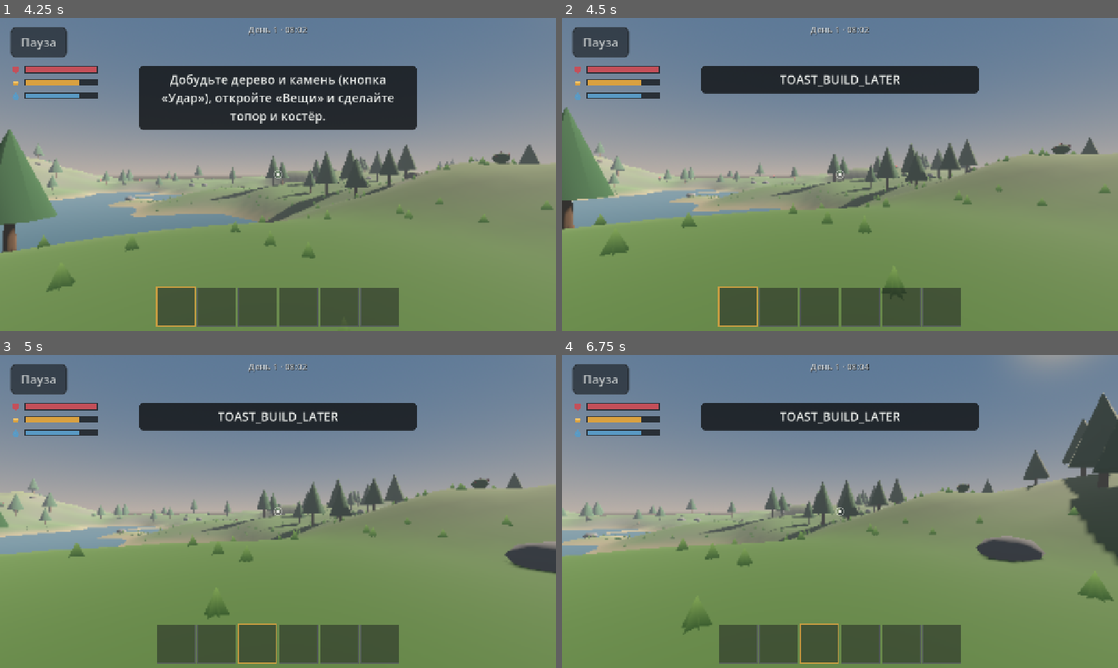
Above: before the commit, frames 1-4 (two rows, left to right).
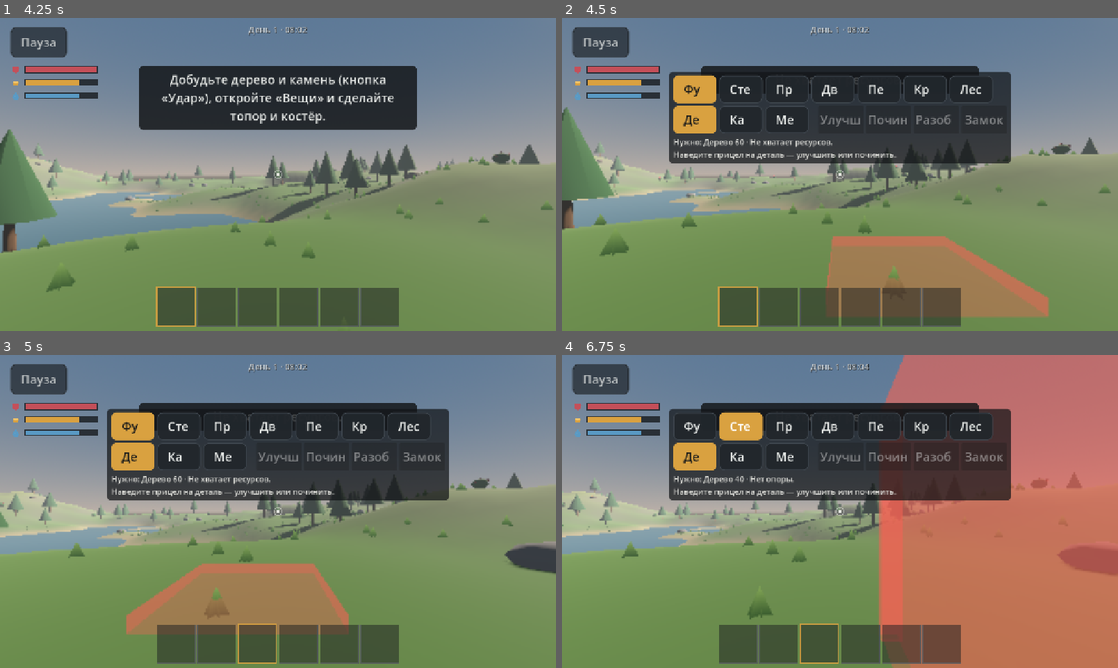
Above: after the commit, the same moments.

Repository: orucovislam72-beep/empty-shore
Game: Godot game, scene res://scenes/main/main_menu.tscn
Two runs of this game, one before a commit and one after it. Both use one fixed random seed, a clock stepped at 60 frames per second and the inputs below.
Inputs (mouse positions are in pixels of both pictures, inside the frame that each line leads up to):
- Up to frame 1 (4.25 s): click "Новая игра" at 0.5 s; click "Пауза" at 1.25 s; click "Продолжить" at 2 s; tap Enter at 2.75 s; drag from (177, 305) to (333, 105) at 2.77 s; tap Space (jump) at 3.5 s; drag from (216, 305) to (250, 237) at 3.52 s
- Up to frame 2 (4.5 s): move the mouse to (817, 305) at 4.27 s; hold D (move_right) from 4.28 s (still down); hold B (build) from 4.28 s (still down); click (817, 305) at 4.42 s
- Up to frame 3 (5 s): keep holding D (move_right); keep holding B (build); tap E (interact) at 4.55 s
- Up to frame 4 (6.75 s): release D (move_right) at 5 s; release B (build) at 5 s; drag from (862, 642) to (673, 464) at 5.02 s; click (695, 426) at 5.75 s, where only the run after the commit has a clickable "Фундамент"; click (739, 426) at 6.5 s, where only the run after the commit has a clickable "Стена"

Frame 1 is identical in both runs. In frame 2, 23% of the frame differs, in the area x 19-88%, y 17-96%; in frame 3, 22%; in frame 4, 55%, in the area x 0-100%, y 0-100%.

Commit message:
feat(core): build mode, doors, locks and storage in the game scene

Diff:
--- a/data/balance/player.json
+++ b/data/balance/player.json
@@ -1,5 +1,5 @@
 {
-	"_comment": "Параметры персонажа этапа 0. Скорости в м/с, углы в градусах.",
+	"_comment": "Параметры персонажа. Скорости в м/с, углы в градусах. floor_max_angle_deg — самый крутой подъём, по которому можно идти (лестница построек — 45°).",
 	"walk_speed": 4.0,
 	"run_speed": 6.5,
 	"crouch_speed": 2.0,
@@ -11,5 +11,6 @@
 	"pitch_limit_deg": 85.0,
 	"touch_look_deg_per_px": 0.15,
 	"gamepad_look_deg_per_sec": 160.0,
-	"mouse_look_deg_per_px": 0.12
+	"mouse_look_deg_per_px": 0.12,
+	"floor_max_angle_deg": 50.0
 }
--- a/scenes/main/game.tscn
+++ b/scenes/main/game.tscn
@@ -11,6 +11,11 @@
 [ext_resource type="Script" path="res://scripts/ui/inventory_screen.gd" id="9_inventory"]
 [ext_resource type="Script" path="res://scripts/ui/death_screen.gd" id="10_death"]
 [ext_resource type="Script" path="res://scripts/player/held_item_view.gd" id="11_held"]
+[ext_resource type="Script" path="res://scripts/building/building_view.gd" id="12_building"]
+[ext_resource type="Script" path="res://scripts/building/build_ghost.gd" id="13_ghost"]
+[ext_resource type="Script" path="res://scripts/ui/build_panel.gd" id="14_build_panel"]
+[ext_resource type="Script" path="res://scripts/ui/storage_screen.gd" id="15_storage"]
+[ext_resource type="Script" path="res://scripts/ui/keypad_screen.gd" id="16_keypad"]
 
 [sub_resource type="ProceduralSkyMaterial" id="Sky_mat"]
 sky_top_color = Color(0.38, 0.52, 0.66, 1)
@@ -55,6 +60,12 @@
 [node name="Deployables" type="Node3D" parent="."]
 script = ExtResource("8_deploy")
 
+[node name="Building" type="Node3D" parent="."]
+script = ExtResource("12_building")
+
+[node name="BuildGhost" type="MeshInstance3D" parent="."]
+script = ExtResource("13_ghost")
+
 [node name="Player" parent="." instance=ExtResource("3_player")]
 
 [node name="HeldItem" type="Node3D" parent="Player/Head/Camera"]
@@ -74,3 +85,12 @@
 
 [node name="DeathScreen" type="CanvasLayer" parent="."]
 script = ExtResource("10_death")
+
+[node name="BuildPanel" type="CanvasLayer" parent="."]
+script = ExtResource("14_build_panel")
+
+[node name="StorageScreen" type="CanvasLayer" parent="."]
+script = ExtResource("15_storage")
+
+[node name="KeypadScreen" type="CanvasLayer" parent="."]
+script = ExtResource("16_keypad")
--- a/scripts/core/game.gd
+++ b/scripts/core/game.gd
@@ -1,5 +1,7 @@
 extends Node3D
 ## Корень игровой сцены: связывает ландшафт, персонажа, HUD, меню и игровую сессию выживания.
+## С этапа 2 — режим строительства (призрак детали, панель, «Поставить»/«Повернуть»), двери с
+## кодовыми замками (экран цифр), ящики и знамя базы (экран хранилища).
 ## Вся игровая логика — в SurvivalSession (без сцен); здесь только передача ввода
 ## в сессию и отображение её состояния. Узлы общаются через сигналы; ссылки только на своих детей.
 
@@ -22,6 +24,11 @@
 @onready var _pause: PauseMenu = $PauseMenu
 @onready var _inventory: InventoryScreen = $InventoryScreen
 @onready var _death: DeathScreen = $DeathScreen
+@onready var _building_view: BuildingView = $Building
+@onready var _ghost: BuildGhost = $BuildGhost
+@onready var _build_panel: BuildPanel = $BuildPanel
+@onready var _storage: StorageScreen = $StorageScreen
+@onready var _keypad: KeypadScreen = $KeypadScreen
 
 var session: SurvivalSession
 
@@ -36,6 +43,12 @@
 var _last_interact: int = -1
 var _last_primary: int = -1
 var _shadows_setting: bool = true
+var _build_mode: bool = false
+var _build_type: String = "foundation"
+var _build_mat: int = 0
+var _build_rot: int = 0
+var _build_target: int = -1
+var _placement: BuildingGrid.Placement = BuildingGrid.Placement.new()
 
 
 func _ready() -> void:
@@ -47,6 +60,12 @@
 	_pause.save_requested.connect(_save_now)
 	_inventory.closed.connect(_on_inventory_closed)
 	_death.respawn_requested.connect(_on_respawn_requested)
+	_storage.closed.connect(_on_screen_closed)
+	_keypad.closed.connect(_on_screen_closed)
+	_keypad.code_entered.connect(_on_code_entered)
+	_build_panel.piece_selected.connect(_on_build_piece)
+	_build_panel.material_selected.connect(_on_build_material)
+	_build_panel.action_pressed.connect(_on_build_action)
 	_player.landed.connect(_on_player_landed)
 	_terrain.built.connect(_on_terrain_built)
 	if _env.environment != null and _env.environment.sky != null:
@@ -73,6 +92,10 @@
 	_deploy_view.bind(session.deployables)
 	_hud.bind(session, icons)
 	_inventory.bind(session, icons)
+	_storage.bind(session, icons)
+	_building_view.bind(session.building)
+	_build_panel.setup(session.building.defs)
+	_hud.add_touch_passthrough(_build_panel.panel)
 	session.notice.connect(_on_notice)
 	session.gathered.connect(_on_gathered)
 	session.player_died.connect(_on_player_died)
@@ -104,6 +127,7 @@
 	_terrain.set_draw_distance(dist)
 	_terrain.set_grass_density(s.effective_grass_density())
 	_resources_view.set_draw_distance(dist)
+	_building_view.set_draw_distance(dist)
 	var env: Environment = _env.environment
 	if env != null:
 		# Туман скрывает границу дальности прорисовки.
@@ -133,8 +157,15 @@
 	var yaw: float = _player.rotation.y
 	session.set_player_pose(feet, yaw, _player.get_pitch())
 
-	var playing: bool = _player.is_active() and not _inventory.is_open()
-	if playing and Input.is_action_pressed("attack") and session.can_swing():
+	session.set_look_ray(_camera.global_position, -_camera.global_basis.z)
+	var playing: bool = _player.is_active() and not _any_screen_open()
+	if _build_mode:
+		if playing and Input.is_action_just_pressed("attack"):
+			_build_place()
+		if playing and Input.is_action_just_pressed("reload"):
+			_build_rot = (_build_rot + 1) % 4
+			_target_t = 0.0
+	elif playing and Input.is_action_pressed("attack") and session.can_swing():
 		var r: SurvivalSession.Primary = session.primary(_camera.global_position, -_camera.global_basis.z, feet, yaw)
 		if r == SurvivalSession.Primary.SWING:
 			_held.swing(session.items.swing_time(session.active_item()))
@@ -163,23 +194,23 @@
 ## Цель под прицелом, контекстная кнопка и подпись основной кнопки (10 раз в секунду).
 func _update_target(feet: Vector3, yaw: float) -> void:
 	var target: int = session.resources.find_target(_camera.global_position, -_camera.global_basis.z)
-	if target != _last_target or target >= 0:
+	var piece: int = session.build_target()
+	if target != _last_target or target >= 0 or piece >= 0:
 		_last_target = target
-		if target < 0:
-			_hud.set_target("")
-		else:
+		if target >= 0:
 			var f: ResourceField = session.resources
 			_hud.set_target(tr("HUD_TARGET") % [tr(f.name_key_of(target)), f.remaining[target], f.stock_of(target)])
+		elif piece >= 0:
+			_hud.set_target(_piece_label(piece))
+		else:
+			_hud.set_target("")
 	var ik: int = session.interact_kind(feet, yaw)
 	if ik != _last_interact:
 		_last_interact = ik
-		match ik:
-			SurvivalSession.Interact.DRINK:
-				Events.interact_target_changed.emit("HUD_DRINK")
-			SurvivalSession.Interact.REFUEL:
-				Events.interact_target_changed.emit("HUD_REFUEL")
-			_:
-				Events.interact_target_changed.emit("")
+		Events.interact_target_changed.emit(_interact_label(ik))
+	if _build_mode:
+		_update_build()
+		return
 	var pk: int = session.primary_kind()
 	if pk != _last_primary:
 		_last_primary = pk
@@ -190,6 +221,31 @@
 				Events.primary_action_changed.emit("HUD_PLACE")
 			_:
 				Events.primary_action_changed.emit("HUD_ATTACK")
+
+
+func _interact_label(ik: int) -> String:
+	match ik:
+		SurvivalSession.Interact.DRINK:
+			return "HUD_DRINK"
+		SurvivalSession.Interact.REFUEL:
+			return "HUD_REFUEL"
+		SurvivalSession.Interact.OPEN_DOOR:
+			return "HUD_OPEN"
+		SurvivalSession.Interact.CLOSE_DOOR:
+			return "HUD_CLOSE_DOOR"
+		SurvivalSession.Interact.UNLOCK:
+			return "HUD_UNLOCK"
+		SurvivalSession.Interact.STORAGE:
+			return "HUD_BOX"
+		SurvivalSession.Interact.CLAIM:
+			return "HUD_BANNER"
+	return ""
+
+
+func _piece_label(id: int) -> String:
+	var b: BuildingGrid = session.building
+	var key: String = "HUD_TARGET_LOCKED" if b.has_lock(id) else "HUD_TARGET_PIECE"
+	return tr(key) % [tr(b.defs.name_key(b.p_type[id])), tr(b.defs.material_name(b.p_mat[id])), int(ceil(b.p_hp[id])), int(b.max_hp(id))]
 
 
 ## Солнце, небо, окружение по времени суток. Только присваивания, без выделения памяти.
@@ -219,18 +275,16 @@
 	elif event.is_action_pressed("inventory"):
 		_toggle_inventory()
 	elif event.is_action_pressed("build"):
-		Events.toast_requested.emit(tr("TOAST_BUILD_LATER"))
-	elif session != null and event.is_action_pressed("interact") and _player.is_active():
-		var r: SurvivalSession.Interact = session.interact(_player.global_position, _player.rotation.y)
-		if r == SurvivalSession.Interact.DRINK:
-			_hud.add_feed(tr("FEED_DRANK"))
-		elif r == SurvivalSession.Interact.REFUEL:
-			_hud.add_feed(tr("FEED_REFUELED"))
+		_toggle_build_mode()
+	elif session != null and event.is_action_pressed("interact") and _player.is_active() and not _any_screen_open():
+		_do_interact()
+	elif _build_mode and _build_hotkey(event):
+		get_viewport().set_input_as_handled()
 	elif session != null and event.is_action_pressed("hotbar_next"):
 		session.select_slot((session.active_slot + 1) % Inventory.HOTBAR_SIZE)
 	elif session != null and event.is_action_pressed("hotbar_prev"):
 		session.select_slot((session.active_slot + Inventory.HOTBAR_SIZE - 1) % Inventory.HOTBAR_SIZE)
-	elif session != null and event is InputEventKey and (event as InputEventKey).pressed and not event.is_echo():
+	elif session != null and not _build_mode and event is InputEventKey and (event as InputEventKey).pressed and not event.is_echo():
 		var k: Key = (event as InputEventKey).physical_keycode
 		if k >= KEY_1 and k <= KEY_6:
 			session.select_slot(int(k - KEY_1))
@@ -245,6 +299,7 @@
 	if _inventory.is_open():
 		_inventory.close()
 	else:
+		_close_screens()
 		_hud.set_touch_enabled(false)
 		Input.mouse_mode = Input.MOUSE_MODE_VISIBLE
 		_inventory.open()
@@ -254,12 +309,267 @@
 	_hud.set_touch_enabled(true)
 
 
+func _any_screen_open() -> bool:
+	return _inventory.is_open() or _storage.is_open() or _keypad.is_open()
+
+
+## Закрыть экраны хранилища и замка (перед паузой, инвентарём, при гибели).
+func _close_screens() -> void:
+	if _keypad.is_open():
+		_keypad.close()
+	if _storage.is_open():
+		_storage.close()
+
+
+func _open_screen() -> void:
+	_hud.set_touch_enabled(false)
+	Input.mouse_mode = Input.MOUSE_MODE_VISIBLE
+
+
+func _on_screen_closed() -> void:
+	if not _any_screen_open() and not _pause.is_open() and not _death.visible:
+		_hud.set_touch_enabled(true)
+
+
+# --- Взаимодействие ---------------------------------------------------------
+
+func _do_interact() -> void:
+	var r: SurvivalSession.Interact = session.interact(_player.global_position, _player.rotation.y)
+	var target: int = session.interact_target()
+	match r:
+		SurvivalSession.Interact.DRINK:
+			_hud.add_feed(tr("FEED_DRANK"))
+		SurvivalSession.Interact.REFUEL:
+			_hud.add_feed(tr("FEED_REFUELED"))
+		SurvivalSession.Interact.OPEN_DOOR:
+			_hud.add_feed(tr("FEED_DOOR_OPEN"))
+			Settings.haptic(12)
+		SurvivalSession.Interact.CLOSE_DOOR:
+			_hud.add_feed(tr("FEED_DOOR_CLOSED"))
+			Settings.haptic(12)
+		SurvivalSession.Interact.UNLOCK:
+			_open_screen()
+			_keypad.open(KeypadScreen.Mode.ENTER, target)
+		SurvivalSession.Interact.STORAGE, SurvivalSession.Interact.CLAIM:
+			_open_screen()
+			_storage.open(target)
+	_target_t = 0.0
+
+
+func _on_code_entered(mode: int, door: int, code: String) -> void:
+	var r: SurvivalSession.Build
+	match mode:
+		KeypadScreen.Mode.SET:
+			r = session.lock_attach(door, code)
+			if r == SurvivalSession.Build.OK:
+				_hud.add_feed(tr("FEED_LOCK_SET"))
+		KeypadScreen.Mode.CHANGE:
+			r = session.lock_change(door, code)
+			if r == SurvivalSession.Build.OK:
+				_hud.add_feed(tr("FEED_CODE_CHANGED"))
+		_:
+			r = session.lock_enter(door, code)
+			if r == SurvivalSession.Build.OK:
+				_hud.add_feed(tr("FEED_CODE_OK"))
+	if r == SurvivalSession.Build.OK:
+		Settings.haptic(20)
+		_keypad.close()
+	else:
+		Settings.haptic(60)
+		_build_result_toast(r)
+		_keypad.reject()
+	_target_t = 0.0
+
+
+# --- Режим строительства ----------------------------------------------------
+
+func _toggle_build_mode() -> void:
+	if session == null or _death.visible:
+		return
+	set_build_mode(not _build_mode)
+
+
+func set_build_mode(on: bool) -> void:
+	if _build_mode == on:
+		return
+	_build_mode = on
+	if on:
+		_build_panel.open()
+		_build_panel.show_selection(_build_type, _build_mat, session.building.defs)
+		Events.primary_action_changed.emit("HUD_PLACE")
+	else:
+		_build_panel.close()
+		_ghost.hide_ghost()
+		_last_primary = -1
+	Events.build_mode_changed.emit(on)
+	_target_t = 0.0
+
+
+func is_build_mode() -> bool:
+	return _build_mode
+
+
+func _on_build_piece(type: String) -> void:
+	_build_type = type
+	_build_mat = session.building.defs.first_allowed_from(type, _build_mat)
+	_build_rot = 0
+	_build_panel.show_selection(_build_type, _build_mat, session.building.defs)
+	_target_t = 0.0
+
+
+func _on_build_material(mat: int) -> void:
+	if session.building.defs.allows(_build_type, mat):
+		_build_mat = mat
+	_build_panel.show_selection(_build_type, _build_mat, session.building.defs)
+	_target_t = 0.0
+
+
+## Призрак, цель и подсказка панели (10 раз в секунду).
+func _update_build() -> void:
+	var b: BuildingGrid = session.building
+	var playing: bool = _player.is_active() and not _any_screen_open()
+	session.build_suggest(_build_type, _build_mat, _build_rot, _placement)
+	var check: SurvivalSession.Build = session.build_check(_placement)
+	if playing:
+		var xf: Transform3D = b.transform_of(_build_type, _placement.key, _placement.rot, _placement.depth)
+		_ghost.show_at(_build_type, _building_view.mesh_for(_build_type), xf, check == SurvivalSession.Build.OK)
+	else:
+		_ghost.hide_ghost()
+	var info: String = tr("BUILD_COST") % _cost_text(b.defs.cost(_build_type, _build_mat))
+	if check == SurvivalSession.Build.BAD_PLACE:
+		info += " · " + tr("BUILD_REASON_%d" % _placement.reason)
+	elif check != SurvivalSession.Build.OK:
+		info += " · " + tr("BUILD_RESULT_%d" % check)
+	_build_target = session.build_target()
+	var t: int = _build_target
+	if t >= 0:
+		var up: Dictionary = session.upgrade_cost(t)
+		var rep: Dictionary = session.repair_cost(t)
+		info += "\n" + tr("BUILD_TARGET_INFO") % [tr(b.defs.name_key(b.p_type[t])), tr(b.defs.material_name(b.p_mat[t])), _cost_text(up), _cost_text(rep)]
+		var lock_label: String = ""
+		if b.is_door(t):
+			if not b.has_lock(t):
+				lock_label = "BUILD_LOCK"
+			elif b.can_use_door(t, session.player_id):
+				lock_label = "BUILD_CHANGE_CODE"
+		_build_panel.set_actions(not up.is_empty(), not rep.is_empty(), true, lock_label)
+	else:
+		info += "\n" + tr("BUILD_NO_TARGET")
+		_build_panel.set_actions(false, false, false, "")
+	_build_panel.set_info(info)
+
+
+func _cost_text(cost: Dictionary) -> String:
+	if cost.is_empty():
+		return tr("BUILD_COST_NONE")
+	var parts: PackedStringArray = PackedStringArray()
+	for item: String in cost:
+		parts.append("%s %d" % [tr(session.items.name_key(item)), int(cost[item])])
+	return ", ".join(parts)
+
+
+func _build_place() -> void:
+	session.build_suggest(_build_type, _build_mat, _build_rot, _placement)
+	var r: SurvivalSession.Build = session.build_place(_placement)
+	if r == SurvivalSession.Build.OK:
+		_hud.add_feed(tr("FEED_PLACED") % tr(session.building.defs.name_key(_build_type)))
+		Settings.haptic(25)
+	else:
+		_build_result_toast(r)
+	_target_t = 0.0
+
+
+func _build_result_toast(r: SurvivalSession.Build) -> void:
+	if r == SurvivalSession.Build.BAD_PLACE:
+		Events.toast_requested.emit(tr("BUILD_REASON_%d" % _placement.reason))
+	elif r != SurvivalSession.Build.OK:
+		Events.toast_requested.emit(tr("BUILD_RESULT_%d" % r))
+
+
+func _on_build_action(action: String) -> void:
+	var t: int = session.build_target()
+	if t < 0:
+		Events.toast_requested.emit(tr("BUILD_RESULT_%d" % SurvivalSession.Build.NO_TARGET))
+		return
+	var name_key: String = session.building.defs.name_key(session.building.p_type[t])
+	var r: SurvivalSession.Build = SurvivalSession.Build.OK
+	match action:
+		"upgrade":
+			r = session.build_upgrade(t)
+			if r == SurvivalSession.Build.OK:
+				_hud.add_feed(tr("FEED_UPGRADED") % tr(session.building.defs.material_name(session.building.p_mat[t])))
+		"repair":
+			r = session.build_repair(t)
+			if r == SurvivalSession.Build.OK:
+				_hud.add_feed(tr("FEED_REPAIRED") % tr(name_key))
+		"demolish":
+			r = session.build_demolish(t)
+			if r == SurvivalSession.Build.OK:
+				_hud.add_feed(tr("FEED_DEMOLISHED") % tr(name_key))
+		"lock":
+			var b: BuildingGrid = session.building
+			if not b.is_door(t):
+				return
+			if not b.has_lock(t):
+				if session.inventory.count_of("code_lock") <= 0:
+					r = SurvivalSession.Build.NO_LOCK_ITEM
+				elif not session.claims.can_build(session.player_id, b.piece_aabb(t).get_center()) and b.p_owner[t] != session.player_id:
+					r = SurvivalSession.Build.NO_PRIVILEGE
+				else:
+					_open_screen()
+					_keypad.open(KeypadScreen.Mode.SET, t)
+			elif b.can_use_door(t, session.player_id):
+				_open_screen()
+				_keypad.open(KeypadScreen.Mode.CHANGE, t)
+			else:
+				r = SurvivalSession.Build.LOCKED
+	if r != SurvivalSession.Build.OK:
+		_build_result_toast(r)
+	else:
+		Settings.haptic(15)
+	_target_t = 0.0
+
+
+## Клавиатура в режиме стройки (ПК, для отладки): 1–7 — деталь, M — материал, U/H/X/L — действия.
+func _build_hotkey(event: InputEvent) -> bool:
+	if not (event is InputEventKey) or not (event as InputEventKey).pressed or event.is_echo():
+		return false
+	var k: Key = (event as InputEventKey).physical_keycode
+	var order: PackedStringArray = session.building.defs.piece_order
+	if k >= KEY_1 and k < KEY_1 + order.size():
+		_on_build_piece(order[int(k - KEY_1)])
+		return true
+	match k:
+		KEY_M:
+			var n: int = session.building.defs.material_order.size()
+			for step: int in range(1, n + 1):
+				var m: int = (_build_mat + step) % n
+				if session.building.defs.allows(_build_type, m):
+					_on_build_material(m)
+					break
+			return true
+		KEY_U:
+			_on_build_action("upgrade")
+			return true
+		KEY_H:
+			_on_build_action("repair")
+			return true
+		KEY_X:
+			_on_build_action("demolish")
+			return true
+		KEY_L:
+			_on_build_action("lock")
+			return true
+	return false
+
+
 func _toggle_pause() -> void:
 	if _pause.is_open():
 		_pause.close()
 	else:
 		if _inventory.is_open():
 			_inventory.close()
+		_close_screens()
 		_hud.set_touch_enabled(false)
 		Input.mouse_mode = Input.MOUSE_MODE_VISIBLE
 		_pause.open()
@@ -267,7 +577,7 @@
 
 
 func _on_resumed() -> void:
-	_hud.set_touch_enabled(not _death.visible)
+	_hud.set_touch_enabled(not _death.visible and not _any_screen_open())
 	_auto_quality.reset()
 
 
@@ -328,6 +638,8 @@
 	_player.deactivate()
 	if _inventory.is_open():
 		_inventory.close()
+	_close_screens()
+	set_build_mode(false)
 	_hud.set_touch_enabled(false)
 	Input.mouse_mode = Input.MOUSE_MODE_VISIBLE
 	_death.show_death(cause)
@@ -347,8 +659,14 @@
 	if what == NOTIFICATION_WM_GO_BACK_REQUEST:
 		if _pause.is_open():
 			_pause.back()
+		elif _keypad.is_open():
+			_keypad.close()
+		elif _storage.is_open():
+			_storage.close()
 		elif _inventory.is_open():
 			_inventory.close()
+		elif _build_mode:
+			set_build_mode(false)
 		elif not _death.visible:
 			_toggle_pause()
 	elif what == NOTIFICATION_APPLICATION_PAUSED:
--- a/scripts/player/player_controller.gd
+++ b/scripts/player/player_controller.gd
@@ -48,6 +48,7 @@
 	_pad_deg_per_sec = JsonData.get_float(_cfg, "gamepad_look_deg_per_sec", _pad_deg_per_sec)
 	_mouse_deg_per_px = JsonData.get_float(_cfg, "mouse_look_deg_per_px", _mouse_deg_per_px)
 	_gravity = float(ProjectSettings.get_setting("physics/3d/default_gravity", 9.8))
+	floor_max_angle = deg_to_rad(JsonData.get_float(_cfg, "floor_max_angle_deg", 45.0))
 	_head.position.y = _eye_height
 	Events.look_input.connect(_on_look_input)
 	Events.autorun_toggle_requested.connect(_on_autorun_toggle)
Not shown: 1 places in scenes/main/game.tscn that only renumber resources
